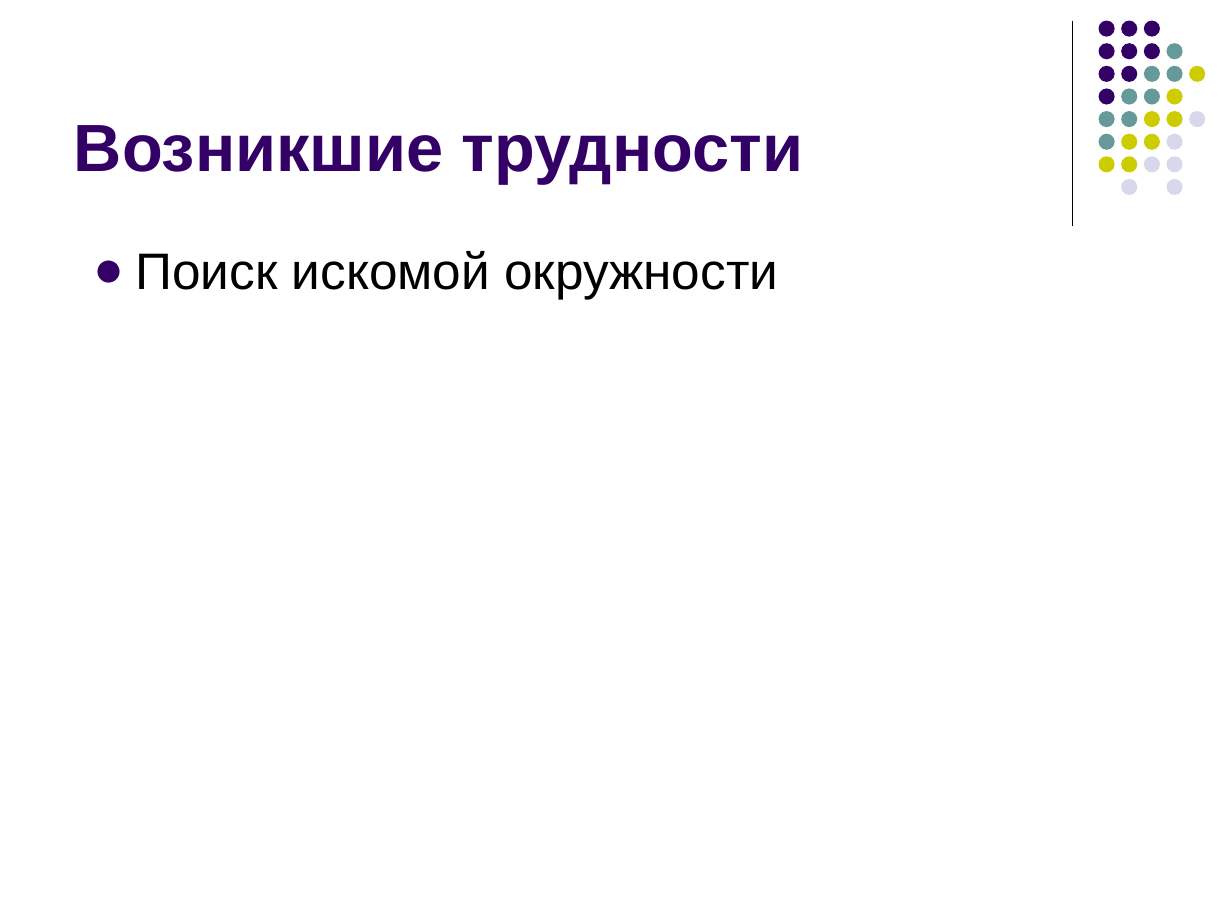
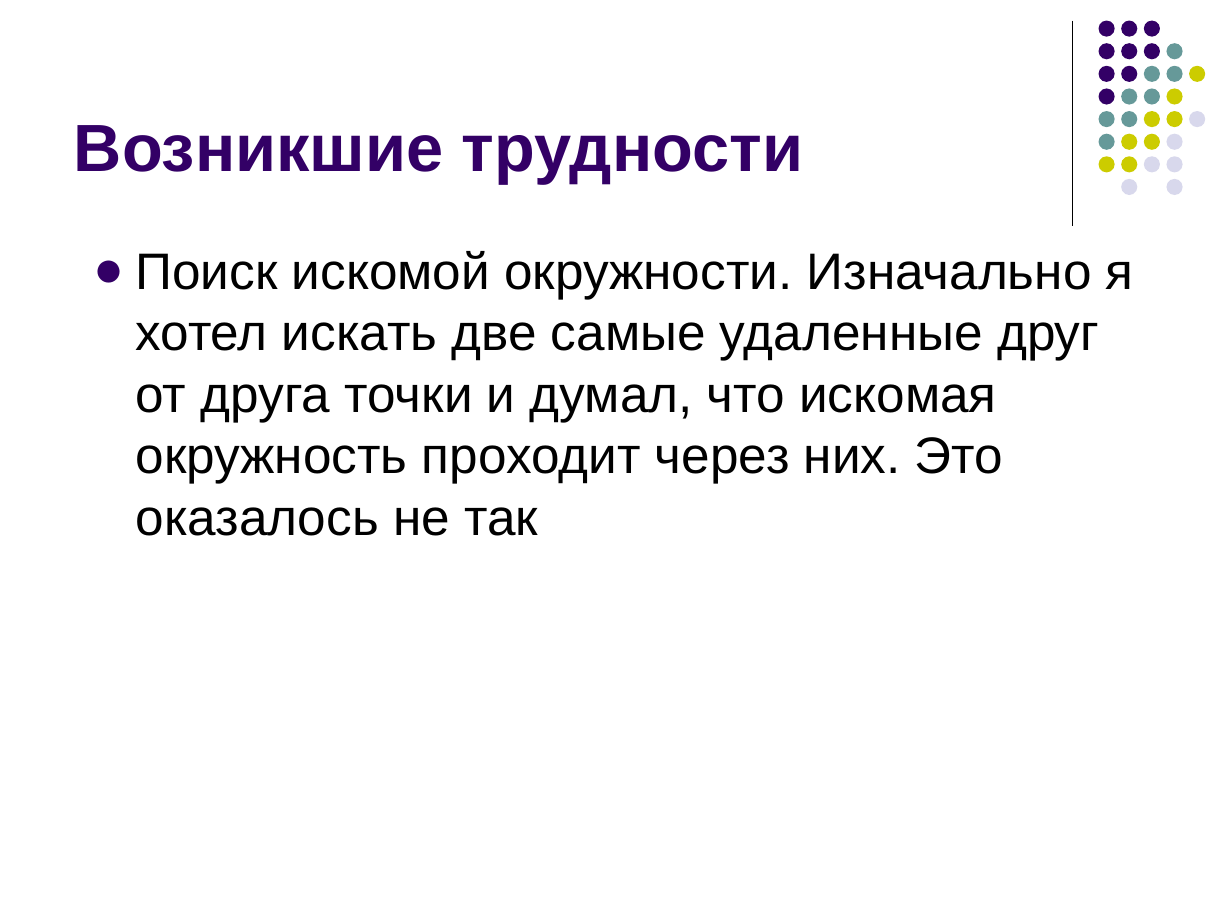
Before and after one commit to yv0vaa/Project, a slide deck: slide 10 of PROJECT?!!!!!!!!!!!!!!!!!/Захаров Проект.pptx. Drawn at 1232x924 pixels with LibreOffice and Linux fonts; fonts in the diff are those of the drawing. Boxes give left, top, right and bottom in pixels: in the first picture for what was removed or moved away, otherwise in the second. Text is boxed around its words. In the diff, an @@ line names an element or a change of style, - is before the commit and + after.

```diff
--- a/PROJECT?!!!!!!!!!!!!!!!!!/Захаров Проект.pptx
+++ b/PROJECT?!!!!!!!!!!!!!!!!!/Захаров Проект.pptx
@@ text at [136, 251, 1134, 536]: text changed @@
-● Поиск искомой окружности
+● Поиск искомой окружности. Изначально я хотел искать две самые удаленные друг от друга точки и думал, что искомая окружность проходит через них. Это оказалось не так
```
Also in this commit, not shown: 2 other slides changed.
